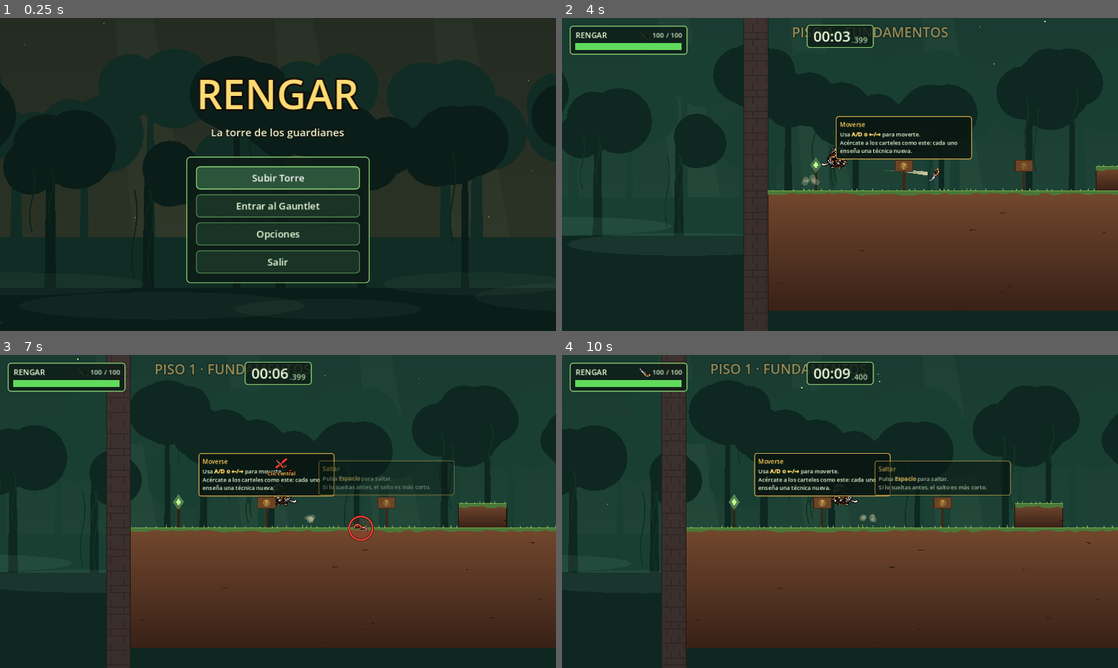
Above: before the commit, frames 1-4 (two rows, left to right).
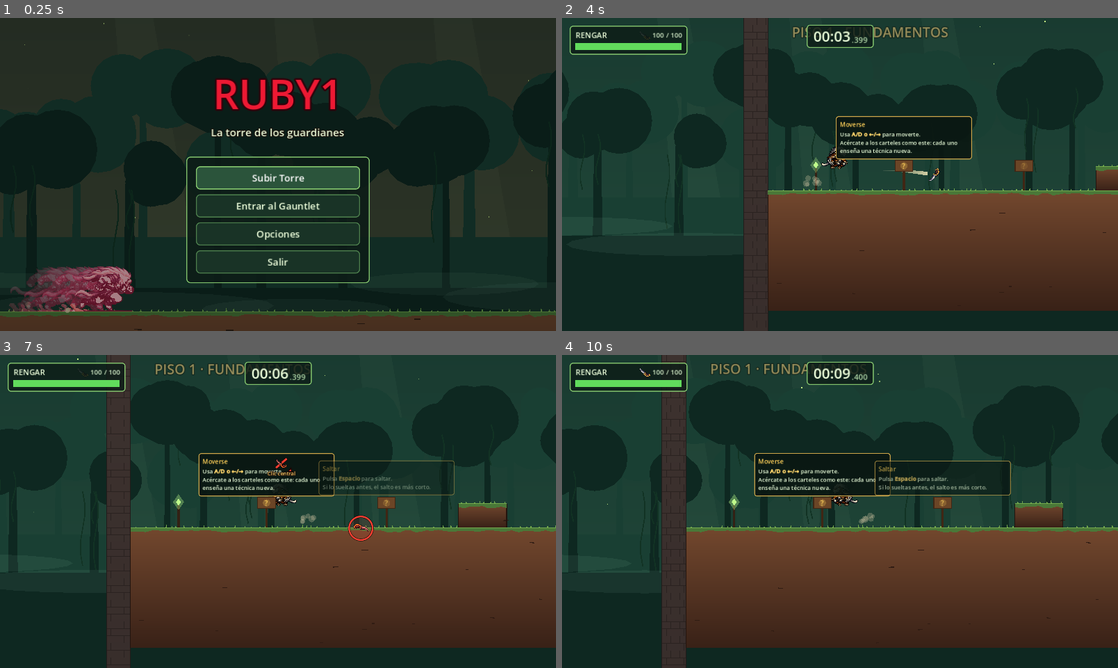
Above: after the commit, the same moments.

Repository: ggonzalez66/ruby1
Game: Godot game, scene res://main_menu.tscn
Same seed, same stepped clock (60 frames per second), same inputs: the game is played once before the commit and once after it.
Inputs (mouse positions are in pixels of both pictures, inside the frame that each line leads up to):
- Up to frame 1 (0.25 s): no input
- Up to frame 2 (4 s): tap Enter at 0.5 s; move the mouse to (962, 158) at 0.52 s; hold Right (move_right) 0.53-1.25 s; click (962, 158) at 0.6 s; tap Space (jump) at 0.77, 3.77 s; drag from (728, 190) to (845, 174) at 1.27 s; move the mouse to (895, 105) at 2.02 s; hold Left (move_left) 2.03-2.75 s; right-click (895, 105) at 2.1 s; drag from (812, 237) to (845, 168) at 2.77 s; move the mouse to (1006, 221) at 3.52 s; hold Right (move_right) from 3.53 s (still down); tap Middle mouse button (throw_knife) at 3.6 s
- Up to frame 3 (7 s): release Right (move_right) at 4.25 s; drag from (111, 464) to (194, 433) at 4.27 s; move the mouse to (305, 511) at 5.02 s; hold Right (move_right) 5.03-5.75 s; click (305, 511) at 5.1 s; drag from (194, 433) to (127, 492) at 5.77 s; move the mouse to (400, 495) at 6.52 s; hold Left (move_left) from 6.53 s (still down); right-click (400, 495) at 6.6 s; tap Space (jump) at 6.77 s
- Up to frame 4 (10 s): release Left (move_left) at 7.25 s; drag from (728, 527) to (840, 511) at 7.27 s; move the mouse to (895, 442) at 8.02 s; hold Right (move_right) 8.03-8.75 s; tap Middle mouse button (throw_knife) at 8.1 s; drag from (812, 574) to (673, 464) at 8.77 s; move the mouse to (1006, 558) at 9.52 s; hold Left (move_left) from 9.53 s (still down); click (1006, 558) at 9.6 s; tap Space (jump) at 9.77 s

The runs differ from the first frame. In frame 1, 16% of the frame differs, in the area x 0-100%, y 12-100%; in frame 2, less than 0.1%; in frame 3, less than 0.1%; in frame 4, less than 0.1%.

Commit message:
Menú principal: título RUBY1 con destello, Rengar corriendo en SS y Mute City
- Título "RUBY1" en rojo rubí con un destello ocasional (franja de luz que
  lo recorre y una estrellita al final).
- De fondo, Rengar corre sin fin con el efecto de rango SS (parpadeo de
  imparable y afterimages del color del rango) sobre un suelo que se recicla.
- En el menú suena siempre Mute City (music_player.fixed_track); la partida
  sigue eligiendo al azar.
- platform.gd: opción para quitar los bordes laterales (tramos empalmados).

Co-Authored-By: Claude Opus 5.5 <noreply@anthropic.com>

Diff:
--- a/main_menu.gd
+++ b/main_menu.gd
@@ -1,26 +1,58 @@
 extends Node2D
 
 # Menú principal: Subir Torre (la torre de 6 pisos), Entrar al Gauntlet (los tres guardianes en una
-# arena abierta), Opciones (las mismas del menú de pausa) y Salir. De fondo, la jungla desplazándose.
+# arena abierta), Opciones (las mismas del menú de pausa) y Salir. De fondo, Rengar corre sin fin por
+# la jungla con el efecto de rango SS (brillo de imparable y afterimages del color del rango).
 
 const TOWER_SCENE := "res://main.tscn"
 const GAUNTLET_SCENE := "res://gauntlet.tscn"
 const JUNGLE_SCRIPT := preload("res://jungle_background.gd")
 const PAUSE_MENU_SCRIPT := preload("res://pause_menu.gd")
 const MUSIC_SCRIPT := preload("res://music_player.gd")
+const PLATFORM_SCRIPT := preload("res://platform.gd")
+const SPRINT_SHEET: Texture2D = preload("res://assets/sprites/player/reng_sprinting.png")
+const GLOW_SHADER: Shader = preload("res://shaders/charge_glow.gdshader")
+const TITLE_GLINT_SHADER: Shader = preload("res://shaders/title_glint.gdshader")
 
 const PANEL_COLOR := Color(0.05, 0.11, 0.09, 0.9)
 const PANEL_BORDER := Color(0.55, 0.82, 0.45, 0.9)
 const BUTTON_COLOR := Color(0.1, 0.2, 0.15)
 const BUTTON_HOVER := Color(0.17, 0.33, 0.23)
 const TEXT_COLOR := Color(0.93, 1.0, 0.86)
-const TITLE_COLOR := Color(1.0, 0.86, 0.45)
-const DRIFT_SPEED := 40.0
+# Título en rojo rubí con un destello ocasional (franja de luz + estrellita).
+const TITLE_COLOR := Color(0.93, 0.1, 0.2)
+const TITLE_OUTLINE := Color(0.18, 0.01, 0.04)
+const GLINT_TIME := 0.55
+const GLINT_PAUSE_MIN := 2.5
+const GLINT_PAUSE_MAX := 4.5
+# Rengar corre a su velocidad de sprint; la cámara lo acompaña y el suelo se recicla.
+const RUN_SPEED := 560.0
+const RUN_FPS := 12.0
+const RUN_SCALE := 0.18 * 1.15 * 1.5
+const RUNNER_SCREEN_X := -370.0
+const GROUND_Y := 24.0
+const GROUND_SEGMENT := 2400.0
+const AFTERIMAGE_INTERVAL := 0.06
+const AFTERIMAGE_LIFETIME := 0.42
+const SS_RANK := 5
 
 var camera: Camera2D
 var menu_root: Control
 var first_button: Button
 var options_menu: CanvasLayer
+var runner: Sprite2D
+var runner_material: ShaderMaterial
+var ghost_material: ShaderMaterial
+var ghosts: Node2D
+var grounds: Array = []
+var run_time := 0.0
+var afterimage_timer := 0.0
+var step_timer := 0.0
+var title: Label
+var title_material: ShaderMaterial
+var sparkle: Polygon2D
+var glint_wait := 1.2
+var glint_time := -1.0
 
 func _ready() -> void:
 	get_tree().paused = false
@@ -33,8 +65,11 @@
 	camera.position = Vector2(0, -260)
 	add_child(camera)
 	camera.make_current()
+	_build_runner()
 	var music := AudioStreamPlayer.new()
 	music.set_script(MUSIC_SCRIPT)
+	# En el menú principal suena siempre Mute City.
+	music.fixed_track = "mute_city.mp3"
 	music.bus = &"Music"
 	music.volume_db = -6.0
 	add_child(music)
@@ -46,7 +81,95 @@
 	first_button.grab_focus.call_deferred()
 
 func _process(delta: float) -> void:
-	camera.position.x += DRIFT_SPEED * delta
+	camera.position.x += RUN_SPEED * delta
+	_update_runner(delta)
+	_update_title_glint(delta)
+
+func _update_title_glint(delta: float) -> void:
+	# Cada pocos segundos una franja de luz cruza el título y al final titila una estrellita.
+	if glint_time < 0.0:
+		glint_wait -= delta
+		title_material.set_shader_parameter("sweep_x", -1000.0)
+		if glint_wait <= 0.0:
+			glint_time = 0.0
+		return
+	glint_time += delta
+	var progress: float = glint_time / GLINT_TIME
+	var width: float = title.size.x
+	title_material.set_shader_parameter("sweep_x", lerp(-60.0, width + 60.0, progress))
+	# La estrellita aparece cuando la franja llega al final y se apaga girando.
+	var star: float = clamp((progress - 0.65) / 0.35, 0.0, 1.0)
+	var twinkle: float = sin(star * PI)
+	sparkle.scale = Vector2.ONE * twinkle * 1.2
+	sparkle.rotation = star * 1.2
+	sparkle.modulate.a = twinkle
+	if progress >= 1.0:
+		glint_time = -1.0
+		glint_wait = randf_range(GLINT_PAUSE_MIN, GLINT_PAUSE_MAX)
+		sparkle.scale = Vector2.ZERO
+
+# ---------- Rengar corriendo de fondo
+
+func _build_runner() -> void:
+	# Dos tramos de suelo que se van turnando por delante de la cámara.
+	for index in range(2):
+		var ground: StaticBody2D = PLATFORM_SCRIPT.new()
+		ground.size = Vector2(GROUND_SEGMENT, 300)
+		ground.side_borders = false
+		ground.position = Vector2(GROUND_SEGMENT * (index - 0.5), GROUND_Y + 150.0)
+		add_child(ground)
+		grounds.append(ground)
+	ghosts = Node2D.new()
+	add_child(ghosts)
+	var ss_color: Color = Ferocity.RANKS[SS_RANK]["color"]
+	runner_material = ShaderMaterial.new()
+	runner_material.shader = GLOW_SHADER
+	ghost_material = ShaderMaterial.new()
+	ghost_material.shader = GLOW_SHADER
+	ghost_material.set_shader_parameter("glow_color", ss_color)
+	ghost_material.set_shader_parameter("glow_amount", 0.85)
+	runner = Sprite2D.new()
+	runner.texture = SPRINT_SHEET
+	runner.hframes = 3
+	runner.scale = Vector2.ONE * RUN_SCALE
+	runner.material = runner_material
+	add_child(runner)
+
+func _update_runner(delta: float) -> void:
+	run_time += delta
+	runner.frame = int(run_time * RUN_FPS) % runner.hframes
+	runner.position = Vector2(camera.position.x + RUNNER_SCREEN_X, GROUND_Y - SPRINT_SHEET.get_height() * RUN_SCALE * 0.5)
+	# Brillo de imparable: parpadeo rápido entre blanco y el color del rango, como en el juego.
+	var ss_color: Color = Ferocity.RANKS[SS_RANK]["color"]
+	var flash: bool = int(Time.get_ticks_msec() / 50) % 2 == 0
+	runner_material.set_shader_parameter("glow_color", Color(1.0, 0.97, 0.88) if flash else ss_color)
+	runner_material.set_shader_parameter("glow_amount", 0.75 if flash else 0.55)
+	afterimage_timer -= delta
+	if afterimage_timer <= 0.0:
+		afterimage_timer = AFTERIMAGE_INTERVAL
+		_spawn_afterimage()
+	step_timer -= delta
+	if step_timer <= 0.0:
+		step_timer = 0.12
+		Fx.dust(self, Vector2(runner.position.x - 6.0, GROUND_Y), Vector2(-1.0, -0.5), 3, 1.0, 0.5)
+	for ground in grounds:
+		if ground.position.x + GROUND_SEGMENT * 0.5 < camera.position.x - 900.0:
+			ground.position.x += GROUND_SEGMENT * grounds.size()
+
+func _spawn_afterimage() -> void:
+	# Sombra del frame actual que se queda donde estaba y se desvanece (queda atrás al correr).
+	var ghost := Sprite2D.new()
+	ghost.texture = runner.texture
+	ghost.hframes = runner.hframes
+	ghost.frame = runner.frame
+	ghost.scale = runner.scale
+	ghost.position = runner.position
+	ghost.material = ghost_material
+	ghost.modulate = Color(1.0, 1.0, 1.0, 0.7)
+	ghosts.add_child(ghost)
+	var tween := ghost.create_tween()
+	tween.tween_property(ghost, "modulate:a", 0.0, AFTERIMAGE_LIFETIME)
+	tween.tween_callback(ghost.queue_free)
 
 # ---------- Acciones
 
@@ -88,8 +211,24 @@
 	column.alignment = BoxContainer.ALIGNMENT_CENTER
 	column.add_theme_constant_override("separation", 6)
 	center.add_child(column)
-	var title := _label("RENGAR", 84, TITLE_COLOR, 14)
+	title = _label("RUBY1", 84, TITLE_COLOR, 14)
+	title.add_theme_color_override("font_outline_color", TITLE_OUTLINE)
+	title_material = ShaderMaterial.new()
+	title_material.shader = TITLE_GLINT_SHADER
+	title.material = title_material
 	column.add_child(title)
+	# Estrellita de cuatro puntas en la esquina superior derecha del título.
+	sparkle = Polygon2D.new()
+	var star_points := PackedVector2Array()
+	for index in range(8):
+		var radius: float = 16.0 if index % 2 == 0 else 3.5
+		var angle: float = -PI * 0.5 + PI * index / 4.0
+		star_points.append(Vector2(cos(angle), sin(angle)) * radius)
+	sparkle.polygon = star_points
+	sparkle.color = Color(1.0, 0.95, 0.92)
+	sparkle.scale = Vector2.ZERO
+	title.add_child(sparkle)
+	title.resized.connect(func(): sparkle.position = Vector2(title.size.x * 0.5 + 115.0, title.size.y * 0.3))
 	var subtitle := _label("La torre de los guardianes", 22, TEXT_COLOR, 6)
 	column.add_child(subtitle)
 	var spacer := Control.new()
--- a/music_player.gd
+++ b/music_player.gd
@@ -3,8 +3,11 @@
 # Música de la partida: al empezar (abrir el juego o "Reiniciar todo") suena una canción al azar
 # de assets/sounds/music y, al terminar, pasa a otra distinta. Reaparecer con R no la toca.
 # Para añadir canciones basta con dejar el .mp3/.ogg en la carpeta.
+# Con fixed_track (p. ej. el menú principal) suena siempre esa canción y se repite al terminar.
 
 const MUSIC_DIR := "res://assets/sounds/music"
+
+@export var fixed_track := ""
 
 var tracks: Array[String] = []
 var current := ""
@@ -29,6 +32,10 @@
 	return found
 
 func _play_next() -> void:
+	if fixed_track != "":
+		# No toca la última canción recordada: la partida sigue eligiendo al azar como siempre.
+		_play(fixed_track)
+		return
 	if tracks.is_empty():
 		return
 	var previous: String = current if current != "" else str(Stats.get_meta(&"last_track", ""))
@@ -37,7 +44,10 @@
 		options = tracks
 	current = options[randi() % options.size()]
 	Stats.set_meta(&"last_track", current)
-	var music := load(MUSIC_DIR.path_join(current)) as AudioStream
+	_play(current)
+
+func _play(track: String) -> void:
+	var music := load(MUSIC_DIR.path_join(track)) as AudioStream
 	if music == null:
 		return
 	# Sin bucle: al terminar salta "finished" y suena otra.
--- a/platform.gd
+++ b/platform.gd
@@ -11,6 +11,8 @@
 	set(value):
 		size = value
 		_rebuild()
+# Sin los bordes laterales oscuros (tramos de suelo que se empalman, como el del menú principal).
+@export var side_borders := true
 @export var style := Style.GROUND:
 	set(value):
 		style = value
@@ -64,8 +66,9 @@
 		Style.GROUND:
 			_draw_strata(half, palette[1].darkened(0.15), rng)
 	# Bordes laterales oscuros.
-	draw_line(Vector2(-half.x, -half.y), Vector2(-half.x, half.y), palette[1].darkened(0.4), 2.0)
-	draw_line(Vector2(half.x, -half.y), Vector2(half.x, half.y), palette[1].darkened(0.4), 2.0)
+	if side_borders:
+		draw_line(Vector2(-half.x, -half.y), Vector2(-half.x, half.y), palette[1].darkened(0.4), 2.0)
+		draw_line(Vector2(half.x, -half.y), Vector2(half.x, half.y), palette[1].darkened(0.4), 2.0)
 	# Musgo y hierba arriba (en los muros solo un remate).
 	var moss_depth: float = 4.0 if style in [Style.WALL, Style.CLIMB_WALL] else min(9.0, size.y * 0.45)
 	_draw_moss_top(half, moss_depth, rng, style not in [Style.WALL, Style.CLIMB_WALL])
--- /dev/null
+++ b/shaders/title_glint.gdshader
@@ -0,0 +1,22 @@
+shader_type canvas_item;
+
+// Destello del título: una franja de luz diagonal que recorre el texto (coordenadas locales del Label).
+// Solo ilumina el relleno (las partes claras), no el contorno oscuro.
+uniform float sweep_x = -1000.0;
+uniform float band_width = 26.0;
+uniform vec4 shine_color : source_color = vec4(1.0, 0.93, 0.9, 1.0);
+
+varying vec2 local_pos;
+
+void vertex() {
+	local_pos = VERTEX;
+}
+
+void fragment() {
+	vec4 base = COLOR;
+	float distance_to_band = abs(local_pos.x + local_pos.y * 0.45 - sweep_x);
+	float band = 1.0 - smoothstep(0.0, band_width, distance_to_band);
+	float fill = smoothstep(0.2, 0.45, max(base.r, max(base.g, base.b)));
+	base.rgb = mix(base.rgb, shine_color.rgb, band * fill * 0.9);
+	COLOR = base;
+}
